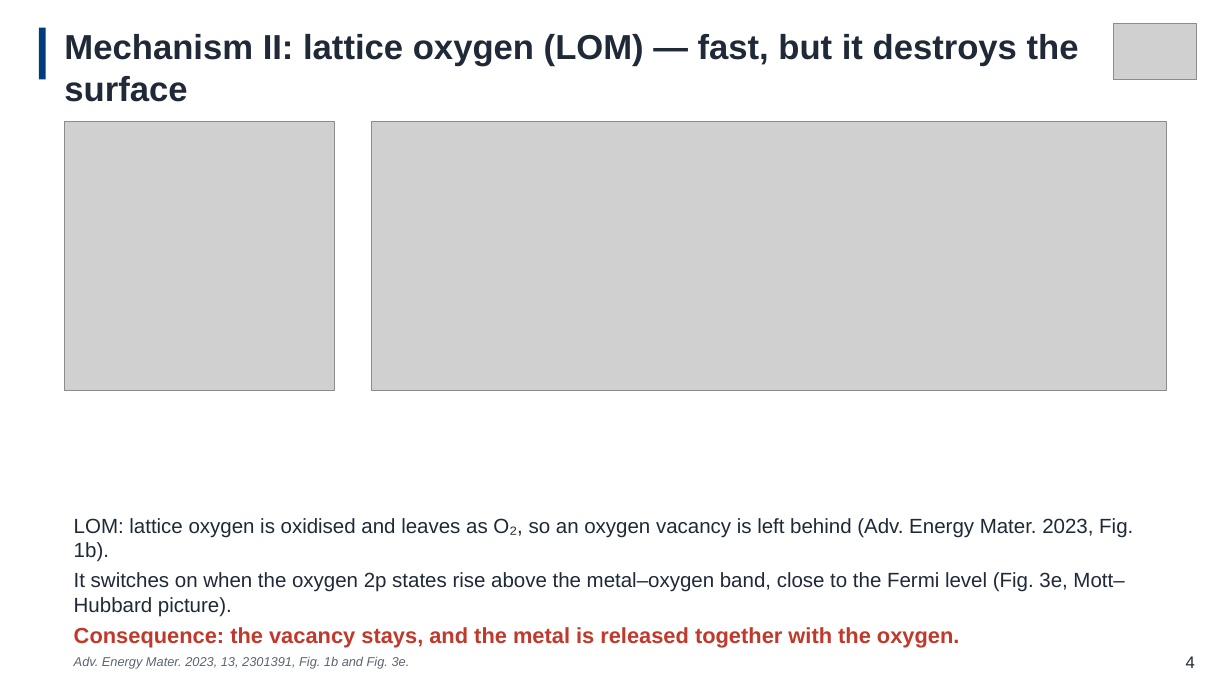
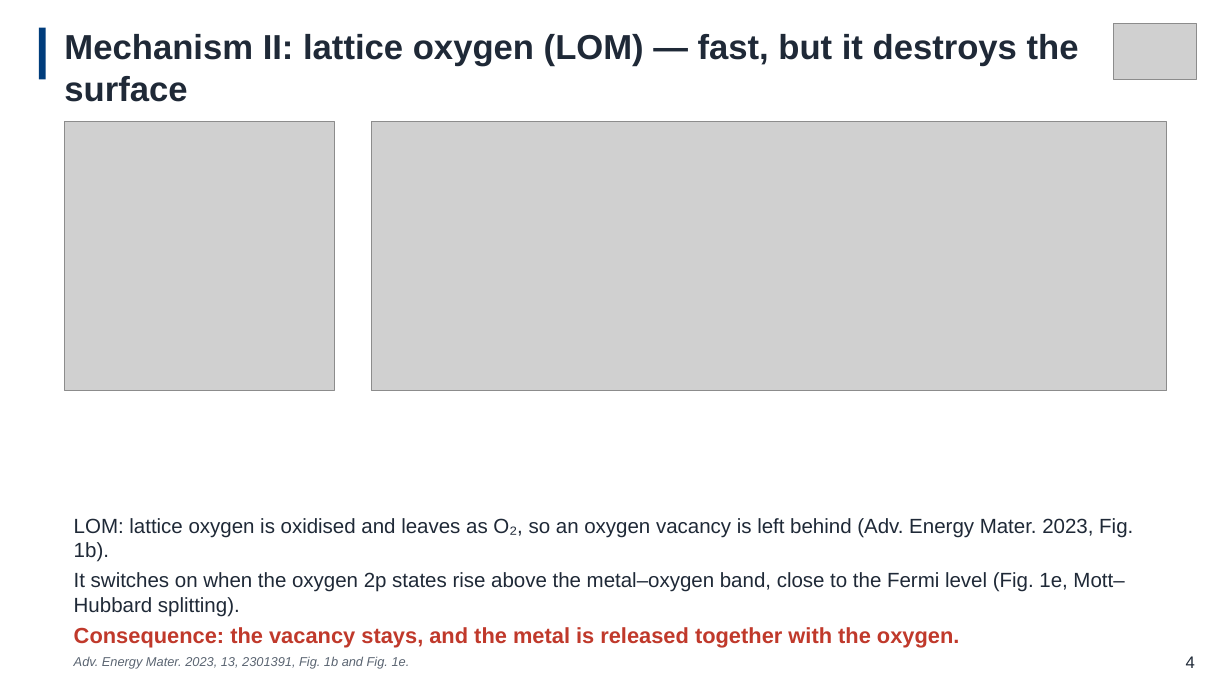
Before and after one commit to Oliver102259/test, a slide deck: slide 5 of FYP/组会/2026.9.24/9.24-v3.pptx. Drawn at 1232x693 pixels with LibreOffice and Linux fonts; fonts in the diff are those of the drawing; grey boxes stand for pictures. Boxes give left, top, right and bottom in pixels: in the first picture for what was removed or moved away, otherwise in the second. Text is boxed around its words. In the diff, an @@ line names an element or a change of style, - is before the commit and + after.

```diff
--- a/FYP/组会/2026.9.24/9.24-v3.pptx
+++ b/FYP/组会/2026.9.24/9.24-v3.pptx
@@ text at box(74, 572, 1124, 617): text changed @@
-It switches on when the oxygen 2p states rise above the metal–oxygen band, close to the Fermi level (Fig. 3e, Mott–Hubbard picture).
+It switches on when the oxygen 2p states rise above the metal–oxygen band, close to the Fermi level (Fig. 1e, Mott–Hubbard splitting).
@@ text at box(74, 656, 410, 668): text changed @@
-Adv. Energy Mater. 2023, 13, 2301391, Fig. 1b and Fig. 3e.
+Adv. Energy Mater. 2023, 13, 2301391, Fig. 1b and Fig. 1e.
```
Also in this commit, not shown: 2 other slides changed.
